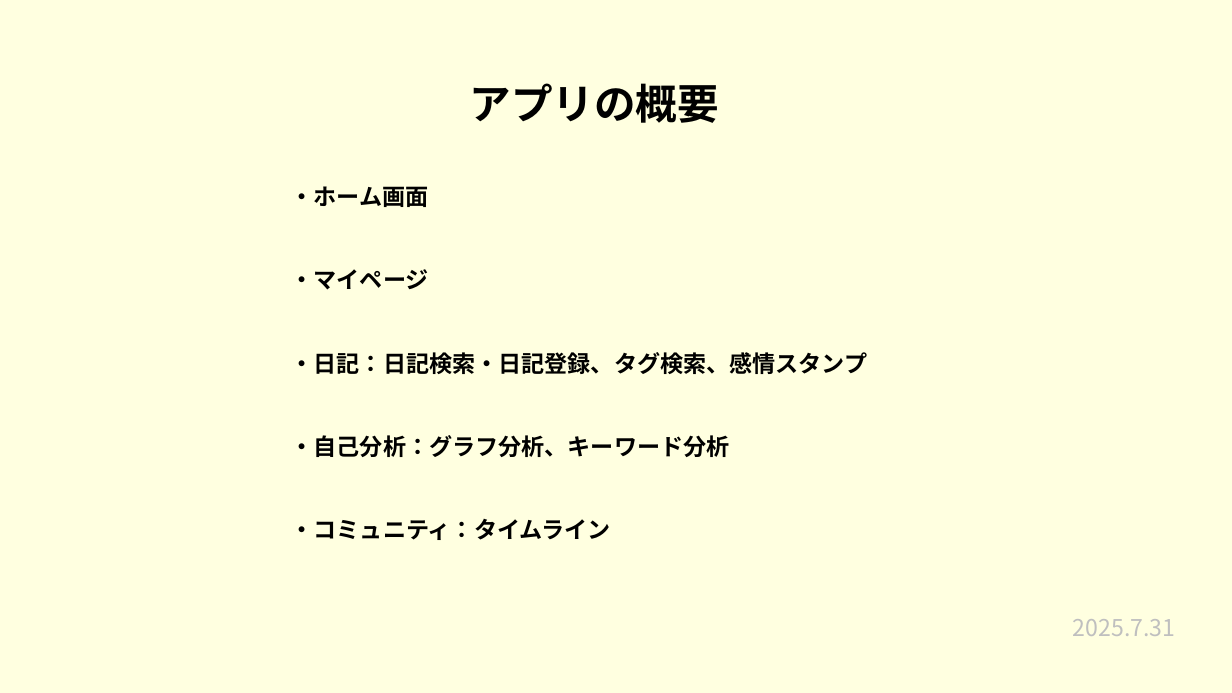
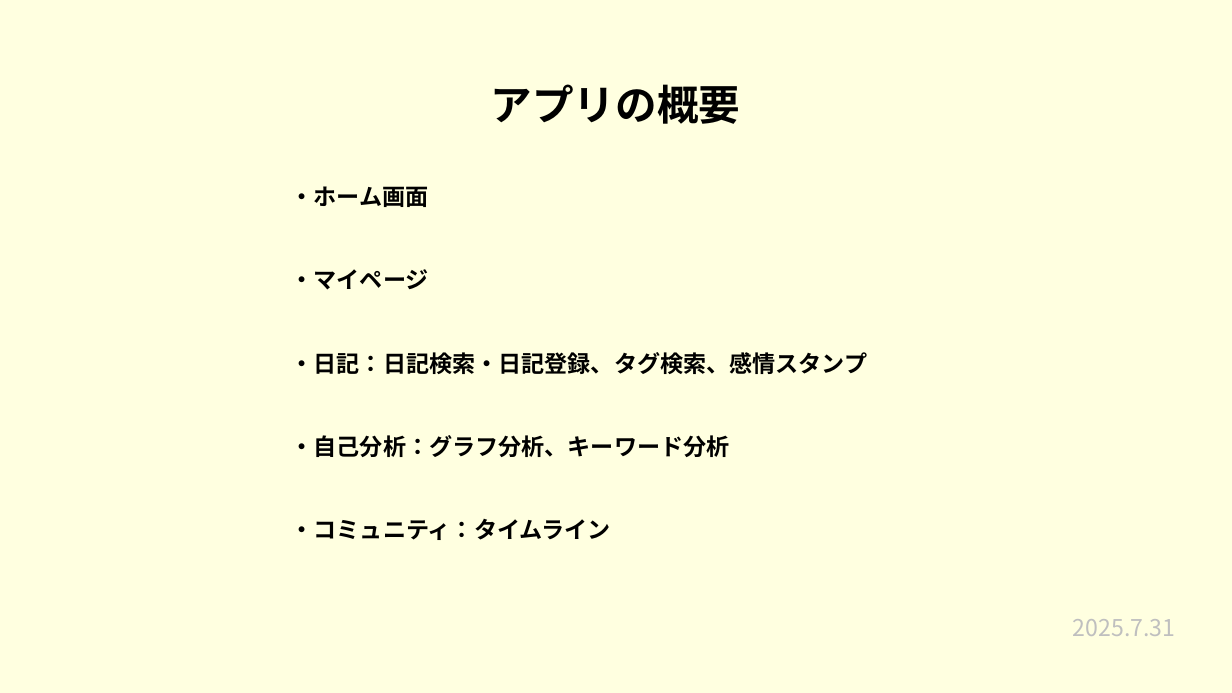
Before and after one commit to plusdojo2025/a2-7, a slide deck: slide 5 of 発表準備/7月成果発表会.pptx. Drawn at 1232x693 pixels with LibreOffice and Linux fonts; fonts in the diff are those of the drawing. Boxes give left, top, right and bottom in pixels: in the first picture for what was removed or moved away, otherwise in the second. Text is boxed around its words. In the diff, an @@ line names an element or a change of style, - is before the commit and + after.

```diff
--- a/発表準備/7月成果発表会.pptx
+++ b/発表準備/7月成果発表会.pptx
@@ title "アプリの概要": place and size @@
-title "アプリの概要" at box(470, 83, 719, 123)
+title "アプリの概要" at box(491, 84, 740, 124)
```
Also in this commit, not shown: 15 other slides changed.
